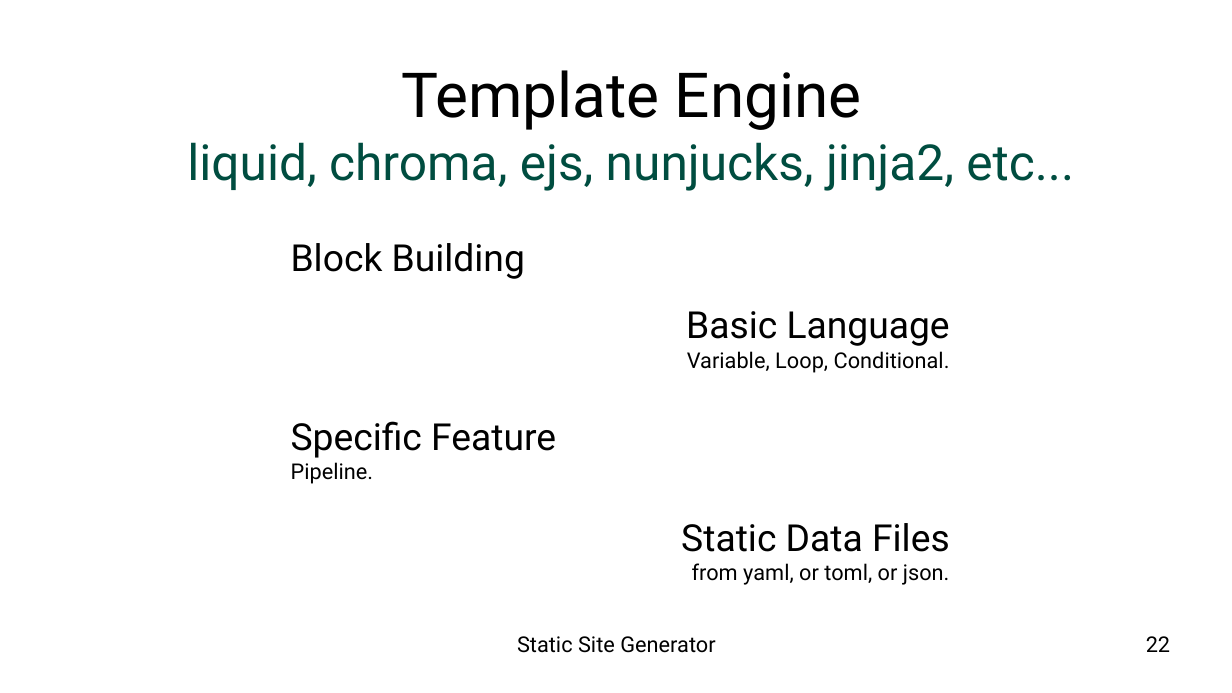
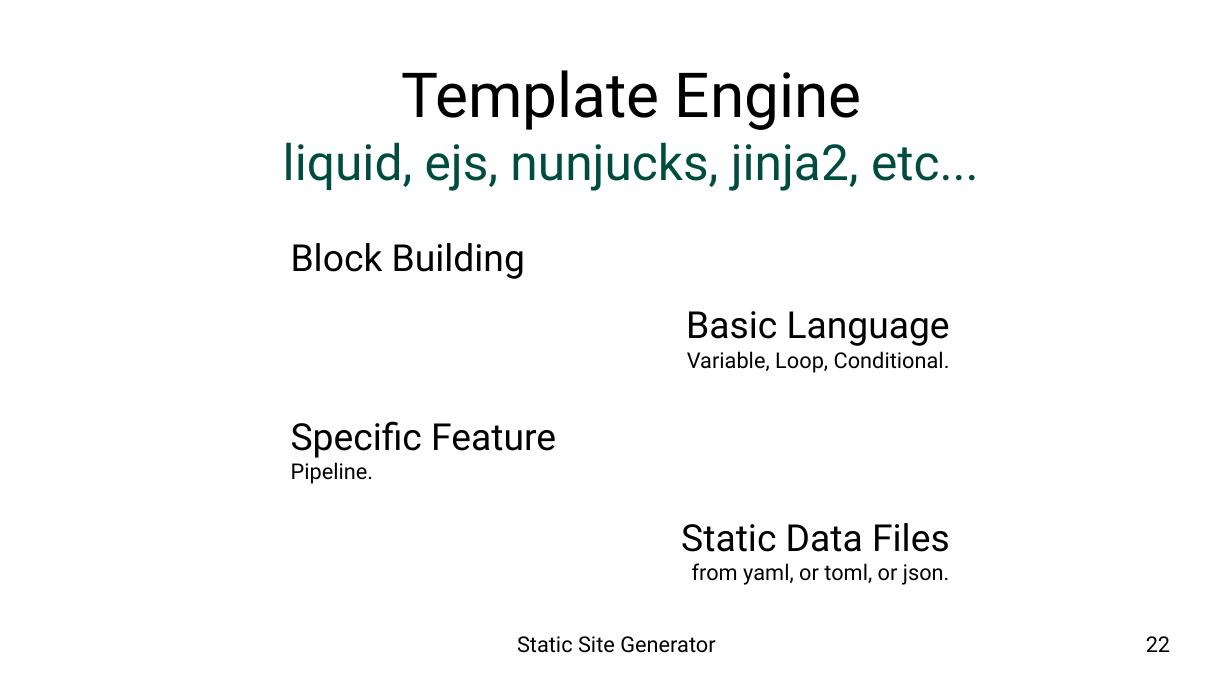
Before and after one commit to epsi-rns/berkas2, a slide deck: slide 22 of impress-presentation/04-concept-ssg/presentation-concept-ssg-diagram.odp. Drawn at 1232x693 pixels with LibreOffice and Linux fonts; fonts in the diff are those of the drawing; background and template pictures are left out. Boxes give left, top, right and bottom in pixels: in the first picture for what was removed or moved away, otherwise in the second. Text is boxed around its words. In the diff, an @@ line names an element or a change of style, - is before the commit and + after.

Commit message:
Slides - Concept SSG: Remove Chroma

```diff
--- a/impress-presentation/04-concept-ssg/presentation-concept-ssg-diagram.odp
+++ b/impress-presentation/04-concept-ssg/presentation-concept-ssg-diagram.odp
@@ title at (x1=283, y1=70, x2=979, y2=191): text changed @@
-Template Engine
-liquid, chroma, ejs, nunjucks, jinja2, etc...
+Template Engine
+liquid, ejs, nunjucks, jinja2, etc...
```
Also in this commit, not shown: 1 other file.
